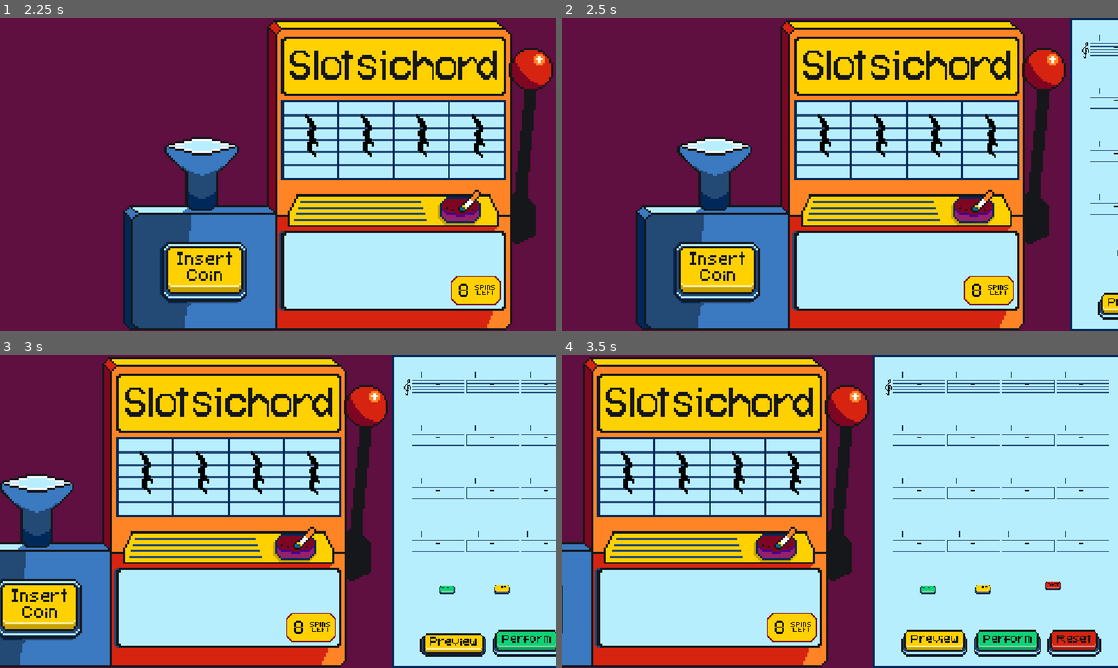
Above: before the commit, frames 1-4 (two rows, left to right).
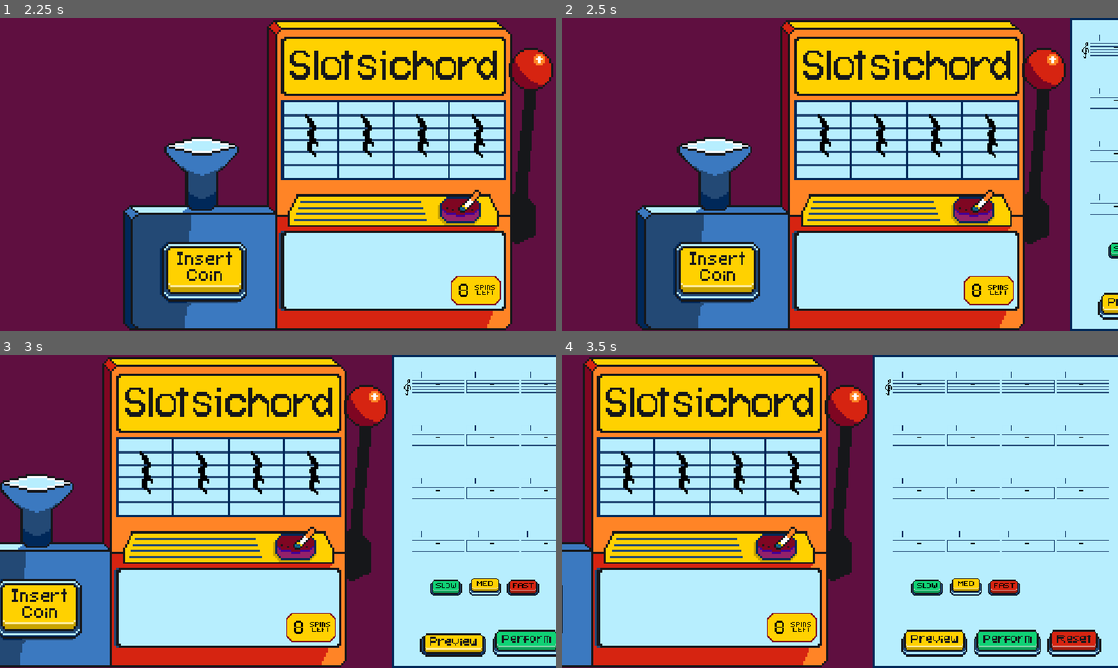
Above: after the commit, the same moments.

Repository: twhassall/slotsichord
Game: Godot game, scene res://scenes/actualScreens/MainScreen.tscn
The game is run twice, just before and just after one commit, with the same random seed, the same clock (stepped at 60 frames per second) and the same inputs.
Inputs (mouse positions are in pixels of both pictures, inside the frame that each line leads up to):
- Up to frame 1 (2.25 s): click (244, 271) at 0.5 s
- Up to frame 2 (2.5 s): no input
- Up to frame 3 (3 s): click (511, 642) at 2.75 s
- Up to frame 4 (3.5 s): no input

Frame 1 is identical in both runs. In frame 2, less than 0.1% of the frame differs, in the area x 98-100%, y 71-77%; in frame 3, 0.8%; in frame 4, 0.9%, in the area x 62-90%, y 71-77%.

Commit message:
fixed bpm buttons offset

Diff:
--- a/scenes/subScenes/ArrangementArea.tscn
+++ b/scenes/subScenes/ArrangementArea.tscn
@@ -474,7 +474,8 @@
 position = Vector2(359, 336)
 
 [node name="LowSpeed" type="Sprite2D" parent="." unique_id=100270160]
-position = Vector2(83, 448)
+position = Vector2(80, 440)
+scale = Vector2(2, 2)
 texture = ExtResource("9_2ol8w")
 vframes = 2
 frame = 1
@@ -490,7 +491,8 @@
 offset_bottom = 13.5
 
 [node name="MediumSpeed" type="Sprite2D" parent="." unique_id=1834600036]
-position = Vector2(196, 448)
+position = Vector2(160, 440)
+scale = Vector2(2, 2)
 texture = ExtResource("10_btd2q")
 vframes = 2
 
@@ -506,7 +508,8 @@
 offset_bottom = 10.0
 
 [node name="HighSpeed" type="Sprite2D" parent="." unique_id=131521875]
-position = Vector2(342, 439)
+position = Vector2(240, 440)
+scale = Vector2(2, 2)
 texture = ExtResource("11_04m8t")
 vframes = 2
 frame = 1
Binary file changed: assets/sprites/buttons/fast.png
Binary file changed: assets/sprites/buttons/med.png
Binary file changed: assets/sprites/buttons/slow.png
